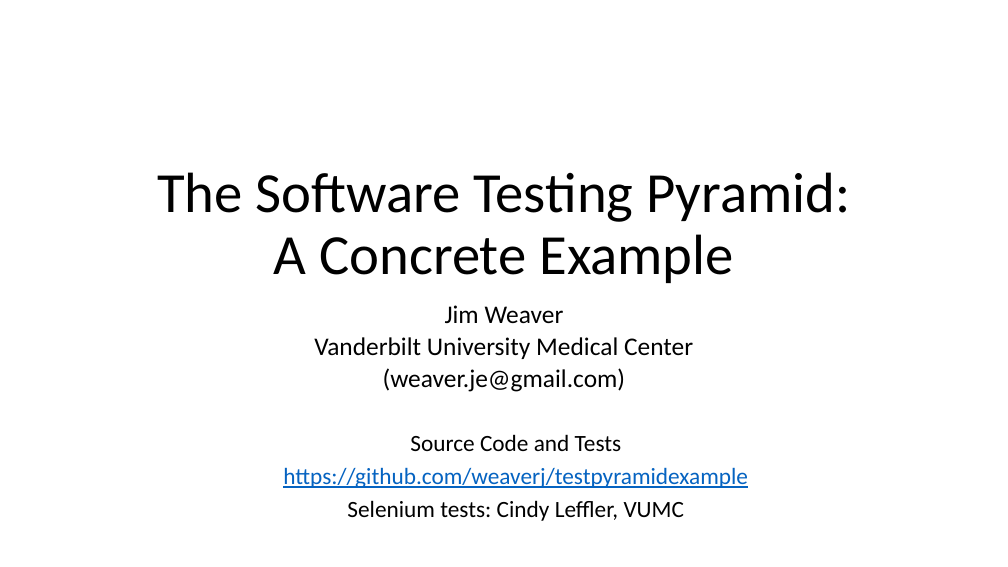
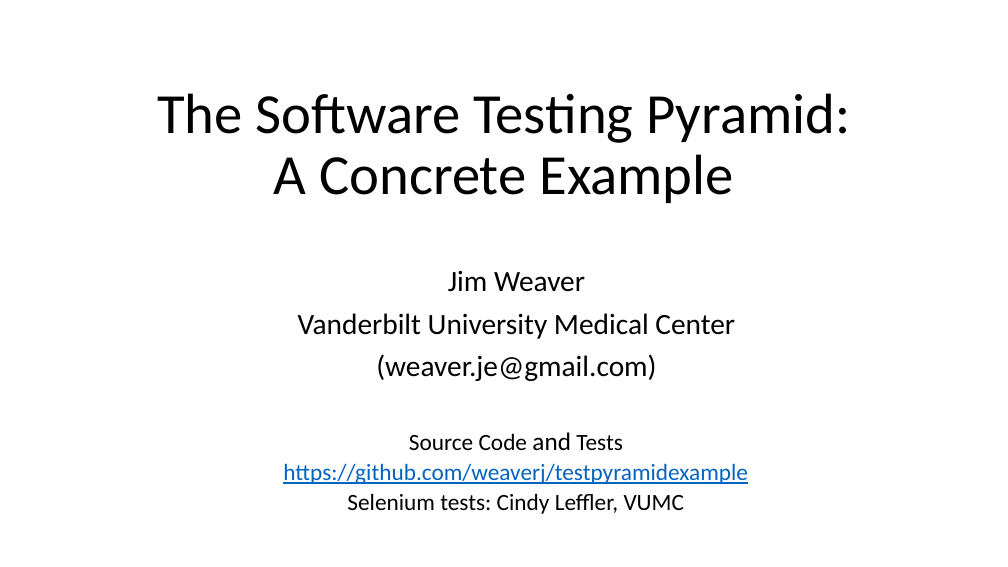
Before and after one commit to weaverj/testpyramidexample, a slide deck: slide 1 of Test Pyramid Presentation.pptx. Drawn at 1008x567 pixels with LibreOffice and Linux fonts; fonts in the diff are those of the drawing; background and template pictures are left out. Boxes give left, top, right and bottom in pixels: in the first picture for what was removed or moved away, otherwise in the second. Text is boxed around its words. In the diff, an @@ line names an element or a change of style, - is before the commit and + after.

```diff
--- a/Test Pyramid Presentation.pptx
+++ b/Test Pyramid Presentation.pptx
@@ title "The Software Testing Pyramid: A ...": place and size @@
-title "The Software Testing Pyramid: A ..." at box(157, 172, 850, 283)
+title "The Software Testing Pyramid: A ..." at box(157, 93, 850, 203)
@@ subtitle "Jim Weaver": place and size @@
-subtitle "Jim Weaver" at box(314, 305, 693, 392)
+subtitle "Jim Weaver" at box(298, 270, 735, 381)
@@ subtitle "Jim Weaver" at box(298, 270, 735, 381): size 24.2 to 28 pt; line spacing 0.7 to 0.9 @@
@@ text "Source Code and Tests" at box(283, 432, 748, 514): size 22.2 to 24.1 pt in "and"; line spacing 0.8 to 0.7 @@
```
Also in this commit, not shown: 9 other slides changed.
